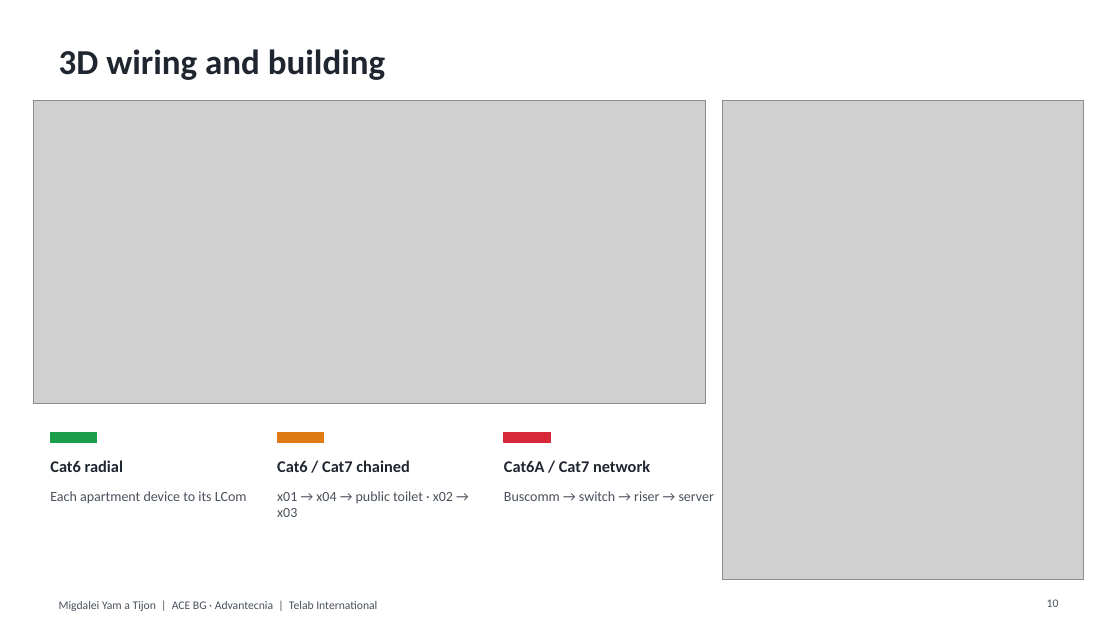
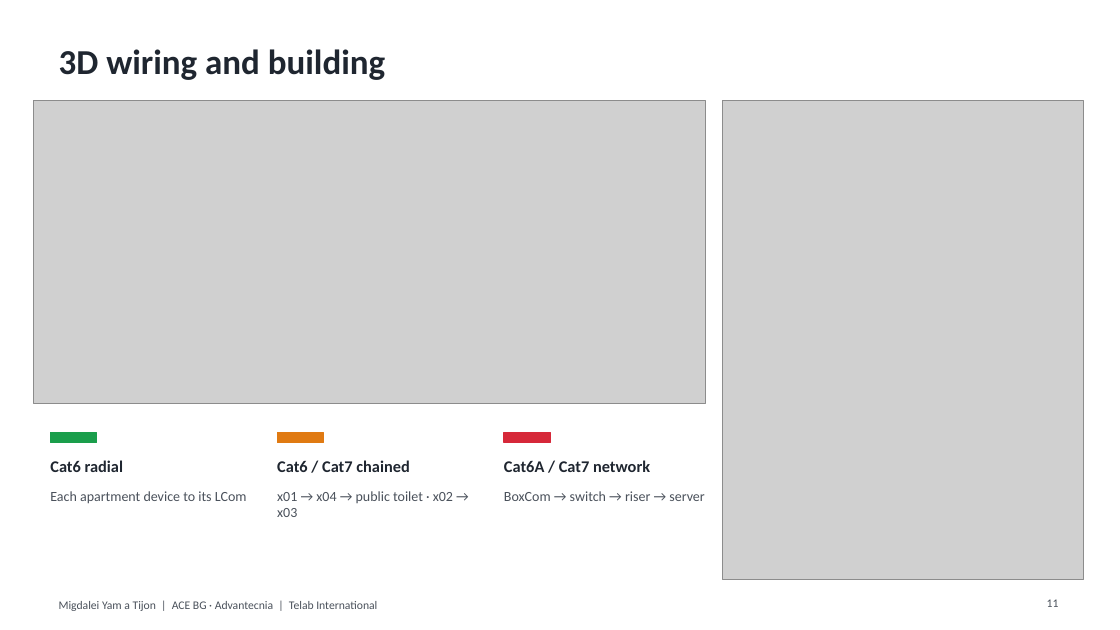
Before and after one commit to alexjusid-jpg/planos, a slide deck: slide 11 of migdalei/en/presentation_EN.pptx (slide 10 before the commit). Drawn at 1120x630 pixels with LibreOffice and Linux fonts; fonts in the diff are those of the drawing; grey boxes stand for pictures. Boxes give left, top, right and bottom in pixels: in the first picture for what was removed or moved away, otherwise in the second. Text is boxed around its words. In the diff, an @@ line names an element or a change of style, - is before the commit and + after.

```diff
--- a/migdalei/en/presentation_EN.pptx
+++ b/migdalei/en/presentation_EN.pptx
@@ text at [504,491,704,501]: text changed @@
-Buscomm → switch → riser → server
+BoxCom → switch → riser → server
@@ page number at [1047,599,1059,607]: text changed @@
-10
+11
```
Also in this commit, not shown: 3 other slides changed, 1 slide added, 20 other files.
